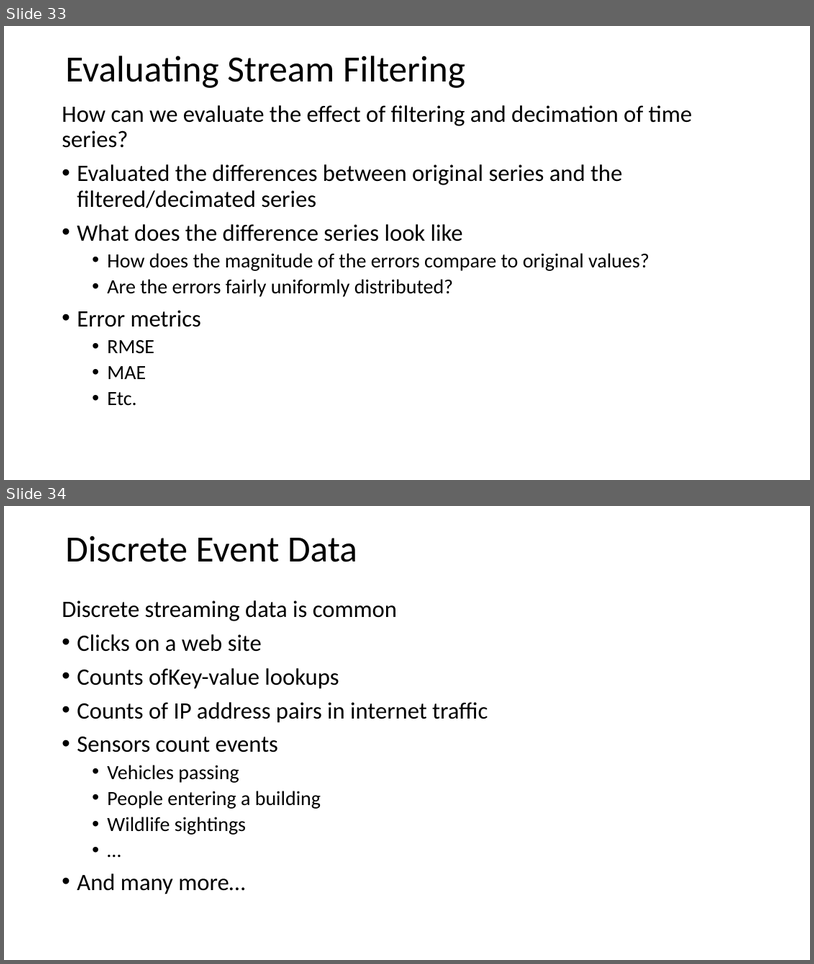
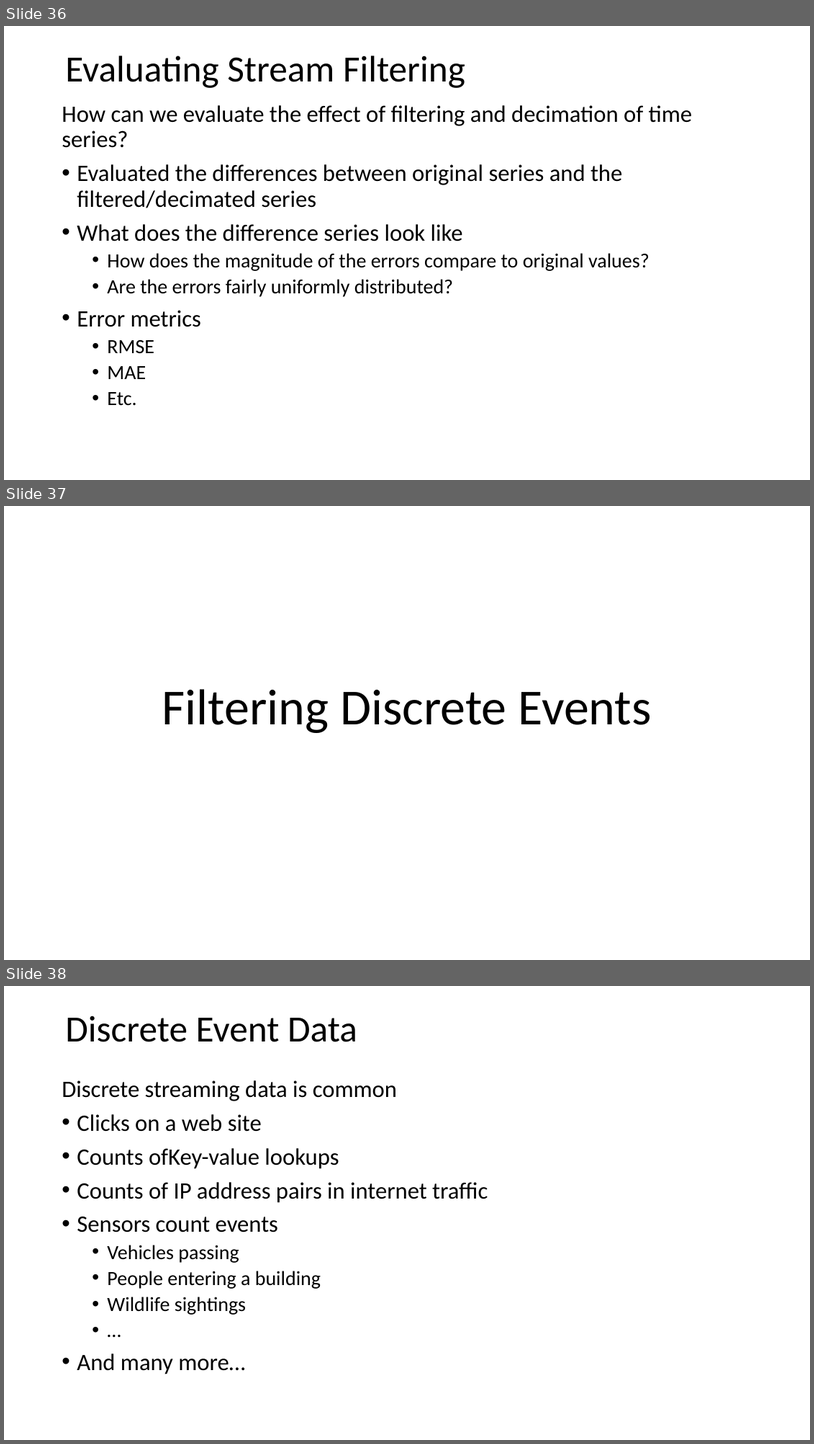
Before and after one commit to tenevian/Harvard-SSP-Data-Mining, a slide deck: slides/3_StreamingAnalytics.pptx. Shown one above the other, each under a label of ours: slides 33 and 34 before the commit, slides 36, 37 and 38 after it. The pictures are 814x964 and 814x1444 pixels, drawn with LibreOffice and Linux fonts; fonts in the diff are those of the drawing. Boxes give left, top, right and bottom in pixels: in the first picture for what was removed or moved away, otherwise in the second. Text is boxed around its words. In the diff, an @@ line names an element or a change of style, - is before the commit and + after.

```diff
--- a/slides/3_StreamingAnalytics.pptx
+++ b/slides/3_StreamingAnalytics.pptx
@@ slide 37 added at box(4, 506, 810, 960), background #FFFFFF @@
@@ title added at box(162, 689, 652, 733), 60 pt, text #000000 @@
+Filtering Discrete Events
@@ what was slide 33 is now slide 36 @@
@@ what was slide 34 is now slide 38 @@
```
Also in this commit, not shown: 1 slide changed, 5 other slides added.
